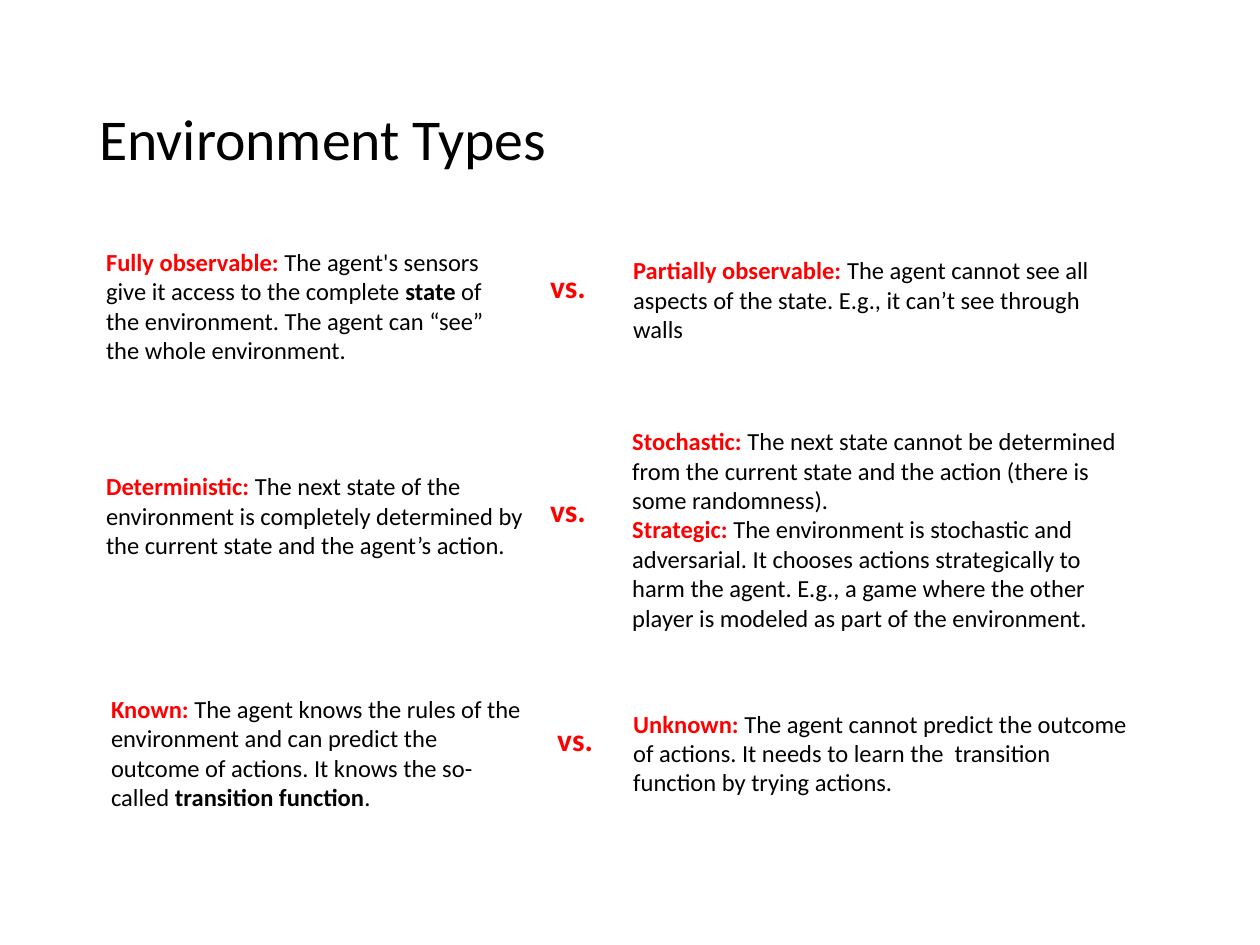
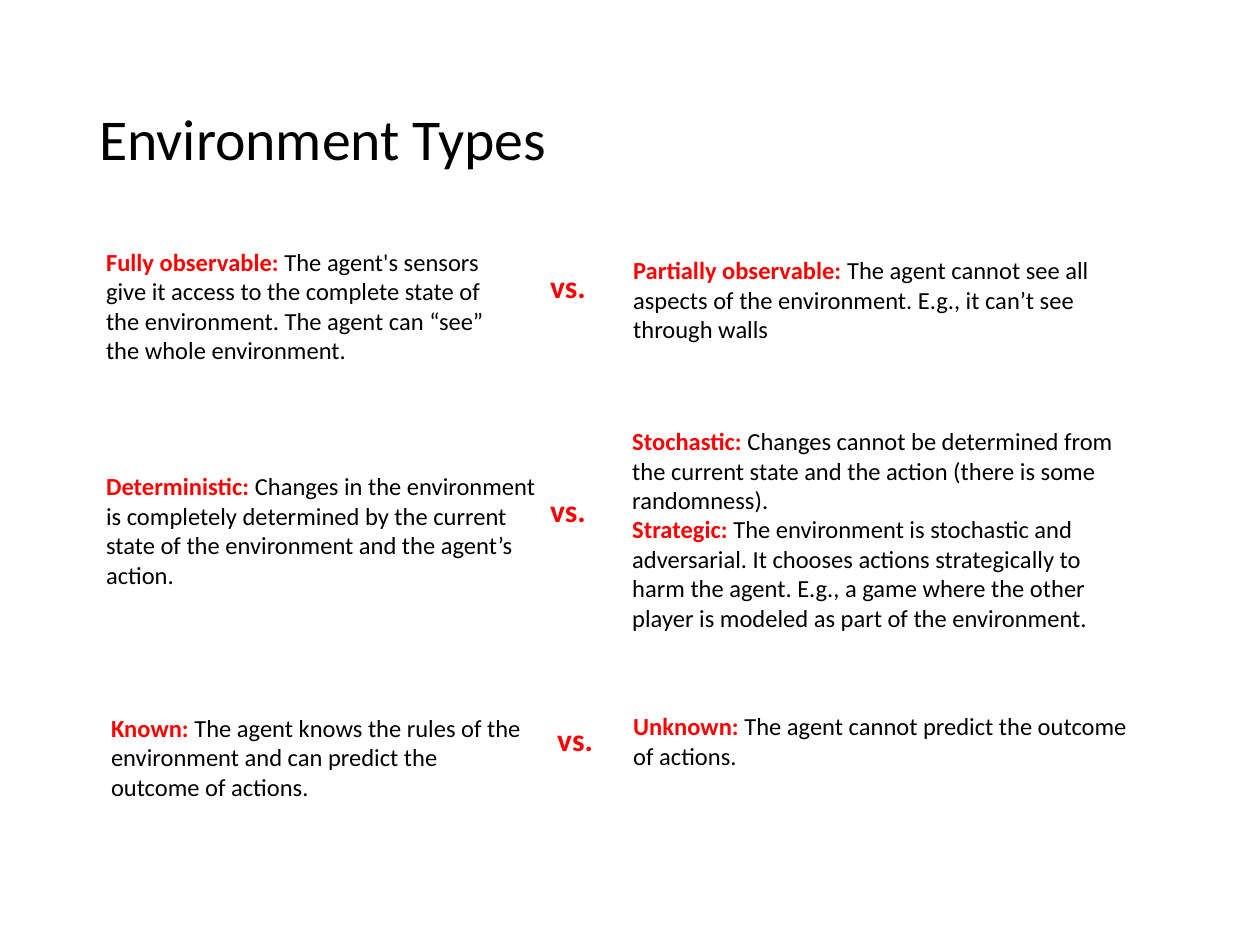
Before and after one commit to mhahsler/CS7320-AI, a slide deck: slide 16 of slides/02_agents.pptx (slide 15 before the commit). Drawn at 1260x945 pixels with LibreOffice and Linux fonts; fonts in the diff are those of the drawing. Boxes give left, top, right and bottom in pixels: in the first picture for what was removed or moved away, otherwise in the second. Text is boxed around its words. In the diff, an @@ line names an element or a change of style, - is before the commit and + after.

```diff
--- a/slides/02_agents.pptx
+++ b/slides/02_agents.pptx
@@ text "Fully observable: The agent's sensors ..." at [106,253,483,359]: bold off in "state" @@
@@ text at [633,261,1088,343]: text changed @@
-Partially observable: The agent cannot see all aspects of the state. E.g., it can’t see through walls
+Partially observable: The agent cannot see all aspects of the environment. E.g., it can’t see through walls
@@ text at [632,432,1112,631]: text changed @@
-Stochastic: The next state cannot be determined from the current state and the action (there is some randomness).
-Strategic: The environment is stochastic and adversarial. It chooses actions strategically to harm the agent. E.g., a game where the other player is modeled as part of the environment.
+Stochastic: Changes cannot be determined from the current state and the action (there is some randomness).
+Strategic: The environment is stochastic and adversarial. It chooses actions strategically to harm the agent. E.g., a game where the other player is modeled as part of the environment.
@@ text at [106,478,535,584]: text changed @@
-Deterministic: The next state of the environment is completely determined by the current state and the agent’s action.
+Deterministic: Changes in the environment is completely determined by the current state of the environment and the agent’s action.
@@ text at [633,717,1127,766]: text changed @@
-Unknown: The agent cannot predict the outcome of actions. It needs to learn the transition function by trying actions.
+Unknown: The agent cannot predict the outcome of actions.
@@ text at [111,720,520,796]: text changed @@
-Known: The agent knows the rules of the environment and can predict the outcome of actions. It knows the so-called transition function.
+Known: The agent knows the rules of the environment and can predict the outcome of actions.
```
Also in this commit, not shown: 4 other slides changed, 3 slides added, 1 other file.
